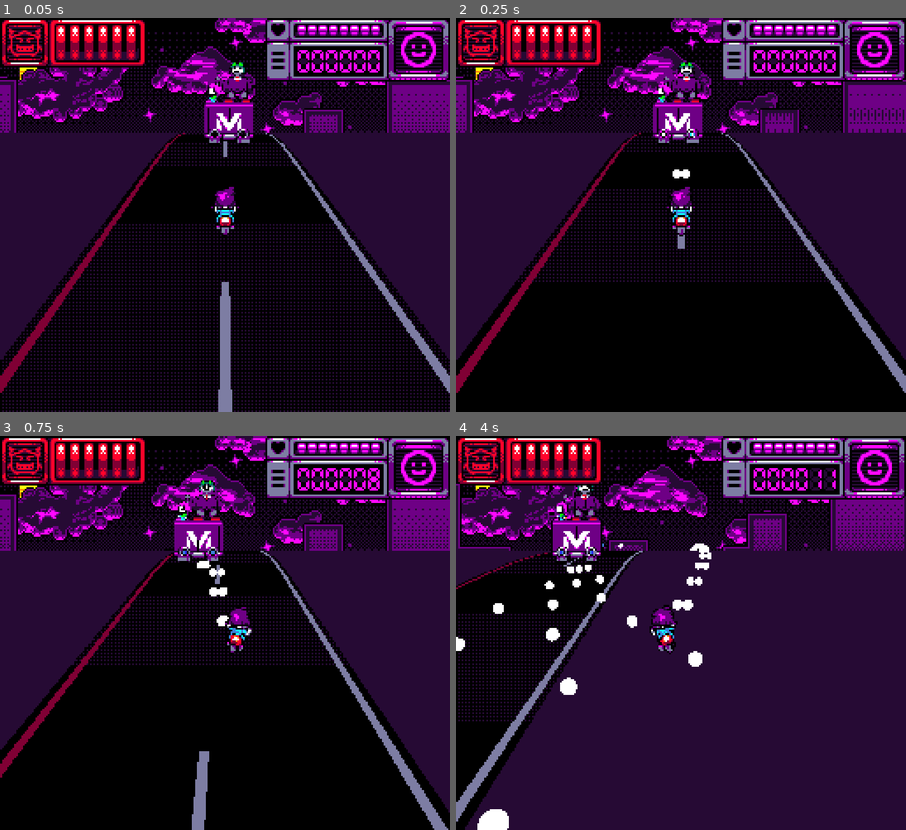
Above: before the commit, frames 1-4 (two rows, left to right).
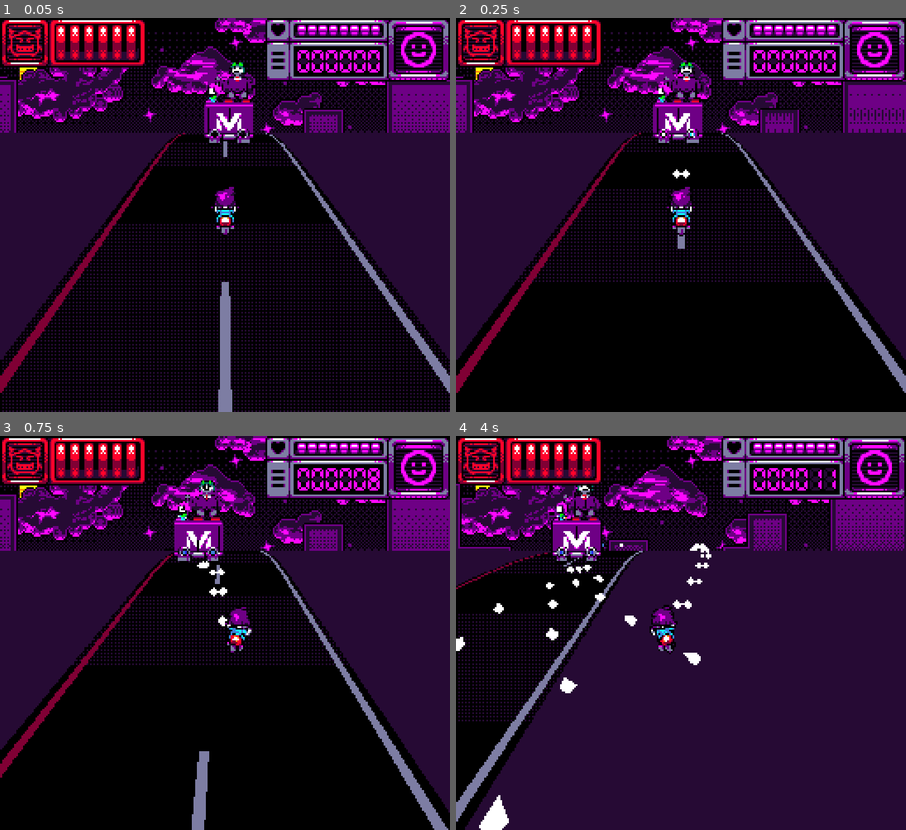
Above: after the commit, the same moments.

Repository: many-hats-team/lospecjam2
Game: Godot game, scene res://main.tscn
The game is run twice, just before and just after one commit, with the same random seed, the same clock (stepped at 60 frames per second) and the same inputs.
Inputs:
- Up to frame 1 (0.05 s): no input
- Up to frame 2 (0.25 s): no input
- Up to frame 3 (0.75 s): hold D (player_right) from 0.53 s (still down)
- Up to frame 4 (4 s): release D (player_right) at 1.28 s; hold S (player_down) 1.28-2.03 s; hold D (player_right) 2.03-2.78 s; hold W (player_up) 2.78-3.53 s; hold A (player_left) from 3.53 s (still down)

Frame 1 is identical in both runs. In frame 2, less than 0.1% of the frame differs, in the area x 48-52%, y 38-41%; in frame 3, less than 0.1%; in frame 4, 0.5%, in the area x 0-57%, y 27-100%.

Commit message:
Add mesh_gen

Diff:
--- /dev/null
+++ b/project/materials/bullet.tres
@@ -0,0 +1,17 @@
+[gd_resource type="ShaderMaterial" load_steps=2 format=3 uid="uid://dsgv7f2cg5rmr"]
+
+[ext_resource type="Shader" path="res://shaders/bullet.gdshader" id="1_cbxt3"]
+
+[resource]
+render_priority = 0
+shader = ExtResource("1_cbxt3")
+shader_parameter/albedo = Color(1, 1, 1, 1)
+shader_parameter/point_size = 1.0
+shader_parameter/roughness = 1.0
+shader_parameter/metallic_texture_channel = null
+shader_parameter/specular = 0.5
+shader_parameter/metallic = 0.0
+shader_parameter/uv1_scale = Vector3(1, 1, 1)
+shader_parameter/uv1_offset = Vector3(0, 0, 0)
+shader_parameter/uv2_scale = Vector3(1, 1, 1)
+shader_parameter/uv2_offset = Vector3(0, 0, 0)
--- a/project/scenes/bullet.tscn
+++ b/project/scenes/bullet.tscn
@@ -1,24 +1,10 @@
-[gd_scene load_steps=5 format=3 uid="uid://csyihaeg8acj2"]
+[gd_scene load_steps=4 format=3 uid="uid://csyihaeg8acj2"]
 
-[ext_resource type="Shader" path="res://shaders/bullet.gdshader" id="1_702uh"]
+[ext_resource type="Material" uid="uid://dsgv7f2cg5rmr" path="res://materials/bullet.tres" id="1_61bx7"]
 [ext_resource type="Script" path="res://scripts/bullet.gd" id="1_c0m36"]
 
-[sub_resource type="ShaderMaterial" id="ShaderMaterial_4e4yg"]
-render_priority = 0
-shader = ExtResource("1_702uh")
-shader_parameter/albedo = Color(1, 1, 1, 1)
-shader_parameter/point_size = 1.0
-shader_parameter/roughness = 1.0
-shader_parameter/metallic_texture_channel = null
-shader_parameter/specular = 0.5
-shader_parameter/metallic = 0.0
-shader_parameter/uv1_scale = Vector3(1, 1, 1)
-shader_parameter/uv1_offset = Vector3(0, 0, 0)
-shader_parameter/uv2_scale = Vector3(1, 1, 1)
-shader_parameter/uv2_offset = Vector3(0, 0, 0)
-
 [sub_resource type="SphereMesh" id="SphereMesh_mgrba"]
-material = SubResource("ShaderMaterial_4e4yg")
+material = ExtResource("1_61bx7")
 radius = 0.1
 height = 0.2
 
--- a/project/scripts/bullet.gd
+++ b/project/scripts/bullet.gd
@@ -1,29 +1,39 @@
 extends MeshInstance3D
 
 const SHRINK_TIME_S := 1.0
+const COL_MASK_ENEMY_BULLET := 0b011
+const COL_MASK_PLAYER_BULLET := 0b101
 
-var velocity: Vector3
+var velocity := Vector3.ZERO:
+	set(v):
+		velocity = v
+		if v:
+			look_at(position + v)
+
 var ground_height: float
 
 @onready var raycast := %Raycast3D as RayCast3D
-@onready var radius: float = mesh.radius
 
-func setup(pos: Vector3, vel: Vector3, is_enemy_bullet: bool) -> void:
+func setup(pos: Vector3, vel: Vector3, is_enemy_bullet: bool, mesh_: Mesh) -> void:
 	position = pos
 	velocity = vel
+
 	if is_enemy_bullet:
 		# target player
-		raycast.collision_mask = 0b011
+		raycast.collision_mask = COL_MASK_ENEMY_BULLET
 	else:
 		# target enemy
-		raycast.collision_mask = 0b101
+		raycast.collision_mask = COL_MASK_PLAYER_BULLET
+
+	mesh = mesh_
 
 func _ready() -> void:
 	assert(raycast)
-	assert(radius > 0.0)
 
 func _physics_process(delta: float) -> void:
-	raycast.target_position = velocity * delta + velocity.normalized() * radius
+	raycast.target_position = (
+		velocity * delta + velocity.normalized() * MeshGen.SCALE
+	)
 	var collider := raycast.get_collider()
 	if collider:
 		queue_free()
@@ -38,3 +48,8 @@
 	#tw.tween_property(self, "scale", Vector3.ZERO, SHRINK_TIME_S)
 	#await tw.finished
 	queue_free()
+	visible = false
+
+
+func is_enemy_bullet() -> bool:
+	return raycast.collision_mask == COL_MASK_ENEMY_BULLET
--- a/project/scripts/components/bullet_spawner.gd
+++ b/project/scripts/components/bullet_spawner.gd
@@ -60,4 +60,9 @@
 		var bullet := BulletScene.instantiate()
 		world.add_child(bullet)
 		velocity.y = 0
-		bullet.setup(position, velocity, is_enemy_bullet)
+		bullet.setup(
+			position,
+			velocity,
+			is_enemy_bullet,
+			mgmt.get_gen_mesh(MeshGen.Kind.POINTY)
+		)
--- a/project/scripts/game_manager.gd
+++ b/project/scripts/game_manager.gd
@@ -20,6 +20,15 @@
 	_player_ref = weakref(player)
 func get_player() -> Player:
 	return _player_ref.get_ref()
+
+
+@onready var _gen_meshes := MeshGen.new().get_meshes()
+
+
+func get_gen_mesh(kind: MeshGen.Kind) -> Mesh:
+	var m := _gen_meshes[kind] as Mesh
+	assert(m)
+	return m
 
 
 func wait_phys_frames(n: int) -> void:
--- /dev/null
+++ b/project/scripts/mesh_gen.gd
@@ -0,0 +1,76 @@
+class_name MeshGen
+extends RefCounted
+
+const bullet_material := preload("res://materials/bullet.tres")
+
+enum Kind {
+	SPHERE,
+	POINTY,
+}
+
+# Hitbox radius
+const SCALE := 0.1
+
+func get_meshes() -> Dictionary:
+	var meshes := {}
+	for fn in get_method_list():
+		if fn.name.match("_gen_*"):
+			call(fn.name, meshes)
+	return meshes
+
+func _gen_sphere(meshes: Dictionary) -> void:
+	var mesh := SphereMesh.new()
+	mesh.radius = SCALE
+	mesh.height = 2.0 * SCALE
+	mesh.surface_set_material(0, bullet_material)
+	meshes[Kind.SPHERE] = mesh
+
+func _gen_pointy(meshes: Dictionary) -> void:
+	var st := SurfaceTool.new()
+
+	st.begin(Mesh.PRIMITIVE_TRIANGLES)
+
+	st.add_vertex(Vector3.FORWARD * SCALE)
+	st.add_vertex(Vector3.UP * SCALE)
+	st.add_vertex(Vector3.LEFT * SCALE)
+	st.add_vertex(Vector3.DOWN * SCALE)
+	st.add_vertex(Vector3.RIGHT * SCALE)
+	st.add_vertex(Vector3.BACK * 3.0 * SCALE)
+
+	st.add_index(0)
+	st.add_index(1)
+	st.add_index(2)
+
+	st.add_index(0)
+	st.add_index(2)
+	st.add_index(3)
+
+	st.add_index(0)
+	st.add_index(3)
+	st.add_index(4)
+
+	st.add_index(0)
+	st.add_index(4)
+	st.add_index(1)
+
+	st.add_index(5)
+	st.add_index(1)
+	st.add_index(4)
+
+	st.add_index(5)
+	st.add_index(4)
+	st.add_index(3)
+
+	st.add_index(5)
+	st.add_index(3)
+	st.add_index(2)
+
+	st.add_index(5)
+	st.add_index(2)
+	st.add_index(1)
+
+	st.generate_normals()
+
+	var mesh := st.commit()
+	mesh.surface_set_material(0, bullet_material)
+	meshes[Kind.POINTY] = mesh
Not shown, changed: README.md
